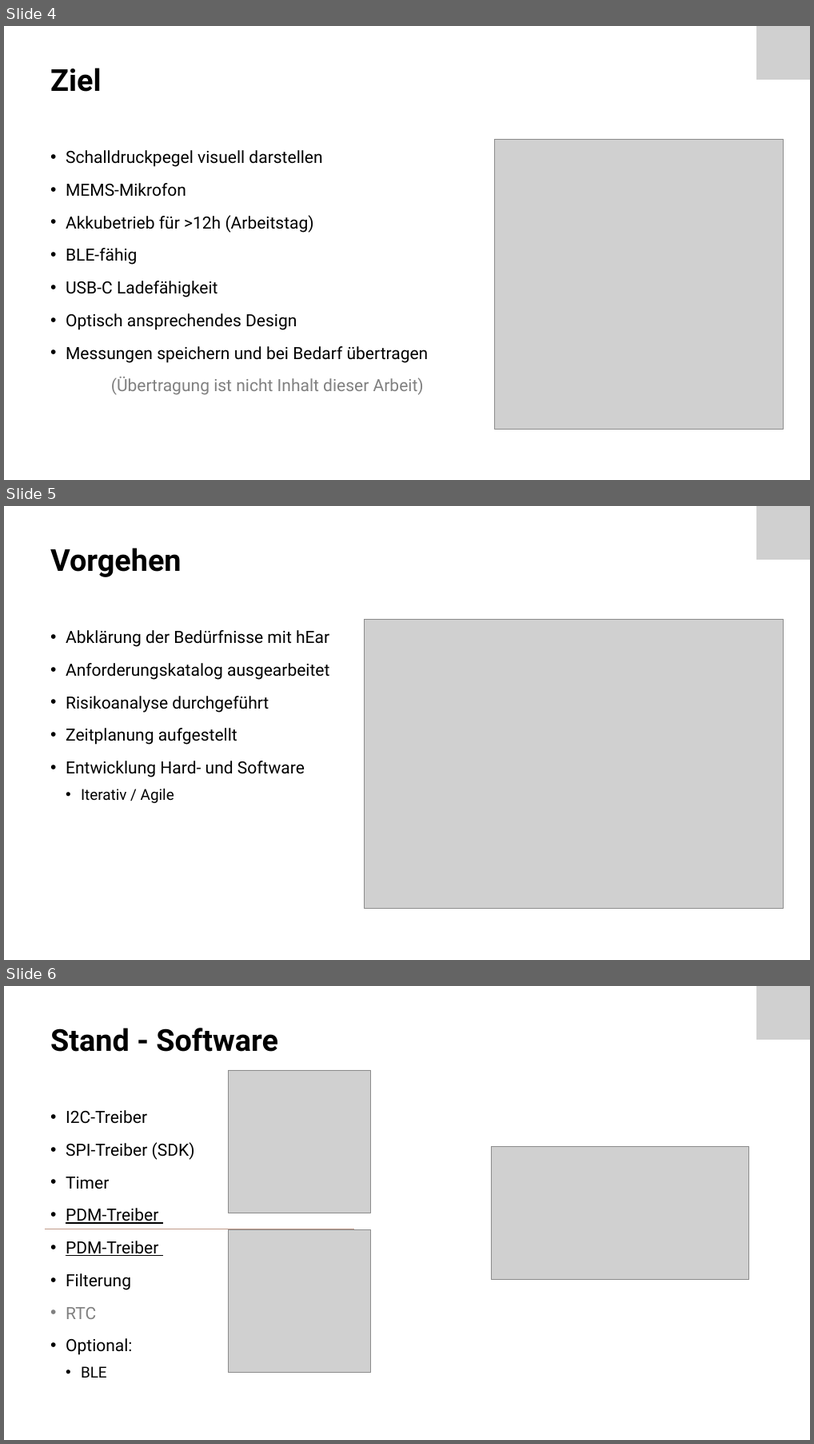
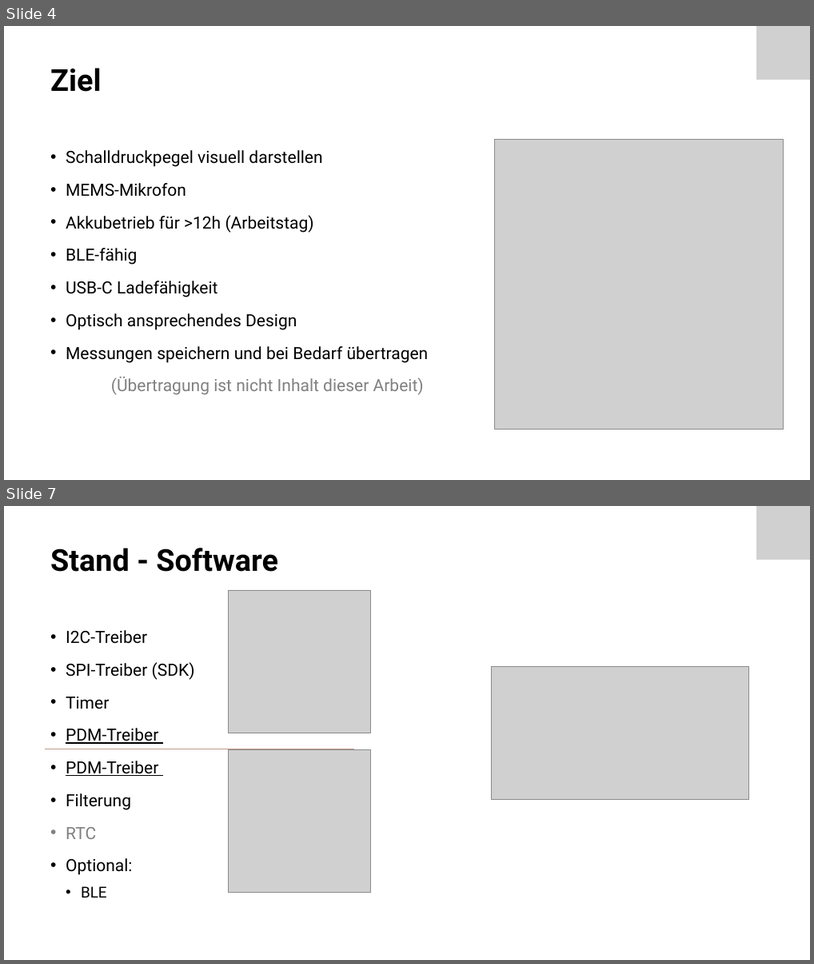
Before and after one commit to Froster2406/BAT2024, a slide deck: Dokumentation/presentation/BAT-EIT-FS24-Präs-Nicora-1507146.pptx. Shown one above the other, each under a label of ours: slides 4, 5 and 6 before the commit, slides 4 and 7 after it; the slides between them are not shown. The pictures are 814x1444 and 814x964 pixels, drawn with LibreOffice and Linux fonts; fonts in the diff are those of the drawing; grey boxes stand for pictures. Boxes give left, top, right and bottom in pixels: in the first picture for what was removed or moved away, otherwise in the second. Text is boxed around its words. In the diff, an @@ line names an element or a change of style, - is before the commit and + after.

```diff
--- a/Dokumentation/presentation/BAT-EIT-FS24-Präs-Nicora-1507146.pptx
+++ b/Dokumentation/presentation/BAT-EIT-FS24-Präs-Nicora-1507146.pptx
@@ slide 5 removed at (4, 506, 810, 960), background #FFFFFF @@
@@ picture removed at (757, 506, 810, 560) @@
@@ title removed at (50, 548, 181, 577) @@
-Vorgehen
@@ picture removed at (365, 620, 784, 908) @@
@@ text removed at (66, 630, 330, 803) @@
-• Abklärung der Bedürfnisse mit hEar
-• Anforderungskatalog ausgearbeitet
-• Risikoanalyse durchgeführt
-• Zeitplanung aufgestellt
-• Entwicklung Hard- und Software
-  • Iterativ / Agile
@@ what was slide 6 is now slide 7 @@
```
Also in this commit, not shown: 2 slides changed, 4 slides added, 1 other slide removed, 5 other files.
